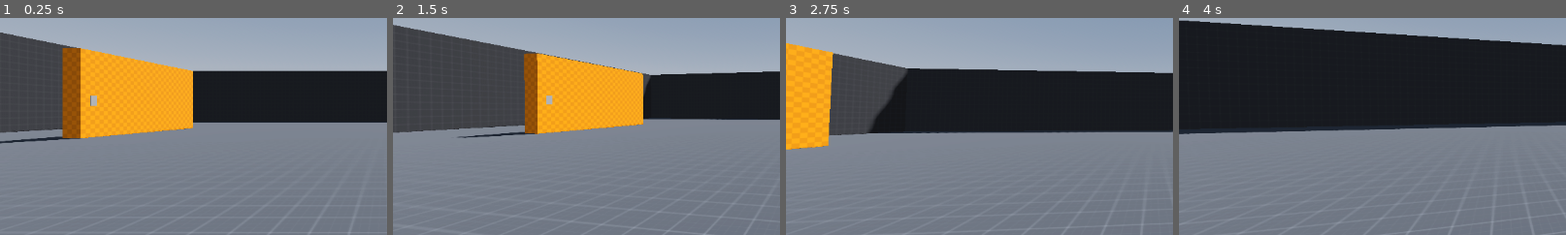
Above: before the commit, frames 1-4 (left to right).
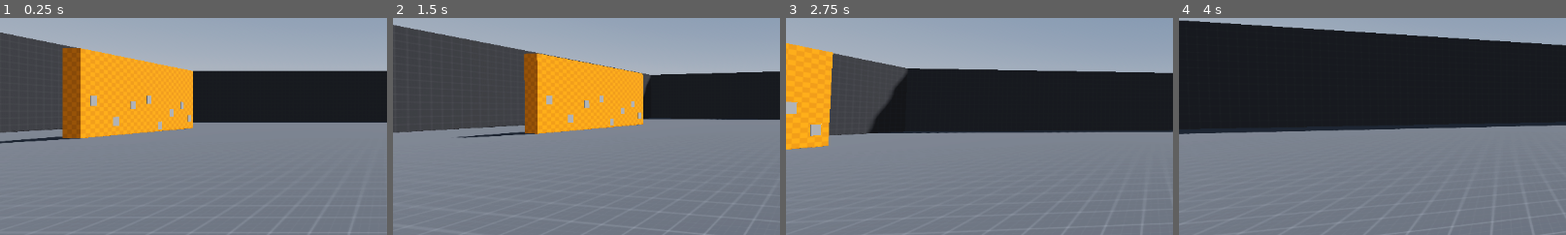
Above: after the commit, the same moments.

Repository: pokemeta/s_stalker
Game: Godot game, scene res://world.tscn
Two runs of this game, one before a commit and one after it. Both use one fixed random seed, a clock stepped at 60 frames per second and the inputs below. The engine's default icon, where the game draws it, is replaced by a stand-in: a white triangle on a blue panel in a dark square.
Inputs (mouse positions are % of the whole screen's width and height, from its top left):
- Up to frame 1 (0.25 s): no input
- Up to frame 2 (1.5 s): tap Enter (ui_accept) at 0.5, 0.77 s; move the mouse to (55, 50) at 0.52 s; hold W (up) from 0.53 s (still down); click (55, 50) at 0.6 s; move the mouse to (45, 50) at 1.27 s; click (45, 50) at 1.35 s
- Up to frame 3 (2.75 s): keep holding W (up); tap Enter (ui_accept) at 1.52 s; move the mouse to (52, 48) at 2.02 s; hold Shift (sprint) from 2.03 s (still down); click (52, 48) at 2.3 s
- Up to frame 4 (4 s): keep holding W (up); move the mouse to (49, 52) at 2.77 s; release Shift (sprint) at 2.78 s; tap Delete at 2.85 s; tap Enter (ui_accept) at 3.02, 3.77 s; click (49, 52) at 3.05 s; move the mouse to (57, 51) at 3.52 s; tap X at 3.6 s; click (57, 51) at 3.8 s
The pictures show only the part of the screen within x 0-50%, y 29-79%; the shares and areas given below are measured in that part.

The runs differ from the first frame. In frame 1, 0.3% of the frame differs, in the area x 29-50%, y 35-52%; in frame 2, 0.3%; in frame 3, 0.3%; in frame 4, nothing differs.

Commit message:
page counter added, with animation

Diff:
--- a/page_class.gd
+++ b/page_class.gd
@@ -8,7 +8,7 @@
 
 func _process(_delta):
 
-	var distance_x = playercontroller.global_position.x - global_position.x
+	var distance_x = playercontroller.global_position.x - self.global_position.x
 	if distance_x <= 2:
 		playercontroller.is_close_to_page = true
 	else:
--- a/playercontroller.gd
+++ b/playercontroller.gd
@@ -44,6 +44,11 @@
 
 @onready var press_e = $HUD/Press_e
 
+# Pages
+var pages = 0
+@onready var p_fade_animation = $HUD/pagecount_fade
+@onready var page_count = $HUD/page_count
+
 func _ready():
 	Input.set_mouse_mode(Input.MOUSE_MODE_CAPTURED)
 
@@ -66,6 +71,7 @@
 
 	if Input.is_action_just_pressed("interact") and press_e.visible:
 		press_e.visible = false
+		collected_page()
 		shapecast.get_collider(0).emit_signal("destroy_page")
 
 	if is_seeing_the_enemy():
@@ -118,6 +124,12 @@
 
 	move_and_slide()
 
+func collected_page():
+	pages += 1
+	var page_string = str(pages)
+	page_count.text = "Pages " + page_string + " out of 8 collected"
+	p_fade_animation.play("p_fade")
+
 func _headbob(time) -> Vector3:
 	var pos = Vector3.ZERO
 	pos.y = sin(time * BOB_FREQUENCY) * BOB_AMPLITUDE
--- a/playercontroller.tscn
+++ b/playercontroller.tscn
@@ -13,6 +13,46 @@
 
 [sub_resource type="LabelSettings" id="LabelSettings_kydfm"]
 font_size = 32
+
+[sub_resource type="LabelSettings" id="LabelSettings_nh23w"]
+font_size = 32
+
+[sub_resource type="Animation" id="Animation_b4pkn"]
+resource_name = "p_fade"
+length = 2.5
+tracks/0/type = "value"
+tracks/0/imported = false
+tracks/0/enabled = true
+tracks/0/path = NodePath("page_count:self_modulate")
+tracks/0/interp = 1
+tracks/0/loop_wrap = true
+tracks/0/keys = {
+"times": PackedFloat32Array(0, 1, 1.5, 2.5),
+"transitions": PackedFloat32Array(1, 1, 1, 1),
+"update": 0,
+"values": [Color(1, 1, 1, 0), Color(1, 1, 1, 1), Color(1, 1, 1, 1), Color(1, 1, 1, 0)]
+}
+
+[sub_resource type="Animation" id="Animation_c88by"]
+length = 0.001
+tracks/0/type = "value"
+tracks/0/imported = false
+tracks/0/enabled = true
+tracks/0/path = NodePath("page_count:self_modulate")
+tracks/0/interp = 1
+tracks/0/loop_wrap = true
+tracks/0/keys = {
+"times": PackedFloat32Array(0),
+"transitions": PackedFloat32Array(1),
+"update": 0,
+"values": [Color(1, 1, 1, 0)]
+}
+
+[sub_resource type="AnimationLibrary" id="AnimationLibrary_kgb1b"]
+_data = {
+"RESET": SubResource("Animation_c88by"),
+"p_fade": SubResource("Animation_b4pkn")
+}
 
 [node name="Playercontroller" type="CharacterBody3D"]
 script = ExtResource("1_otej2")
@@ -69,5 +109,26 @@
 text = "Press [Left Click] to collect"
 label_settings = SubResource("LabelSettings_kydfm")
 
+[node name="page_count" type="Label" parent="HUD"]
+self_modulate = Color(1, 1, 1, 0)
+layout_mode = 1
+anchors_preset = 7
+anchor_left = 0.5
+anchor_top = 1.0
+anchor_right = 0.5
+anchor_bottom = 1.0
+offset_left = -195.5
+offset_top = -48.0
+offset_right = 195.5
+grow_horizontal = 2
+grow_vertical = 0
+text = "Pages 0 out of 8 collected"
+label_settings = SubResource("LabelSettings_nh23w")
+
+[node name="pagecount_fade" type="AnimationPlayer" parent="HUD"]
+libraries = {
+"": SubResource("AnimationLibrary_kgb1b")
+}
+
 [connection signal="set_view_false" from="." to="." method="_on_set_view_false"]
 [connection signal="set_view_true" from="." to="." method="_on_set_view_true"]
--- a/world.tscn
+++ b/world.tscn
@@ -322,6 +322,83 @@
 [node name="CollisionShape3D" type="CollisionShape3D" parent="Page"]
 shape = SubResource("BoxShape3D_kpst5")
 
+[node name="Page2" type="StaticBody3D" parent="."]
+transform = Transform3D(0.0251831, 0, 0, 0, 0.568065, 0, 0, 0, 0.356293, -16.981, 0.862506, -17.9784)
+script = ExtResource("12_h2plf")
+
+[node name="MeshInstance3D" type="MeshInstance3D" parent="Page2"]
+mesh = SubResource("BoxMesh_ct3gp")
+
+[node name="CollisionShape3D" type="CollisionShape3D" parent="Page2"]
+shape = SubResource("BoxShape3D_kpst5")
+
+[node name="Page3" type="StaticBody3D" parent="."]
+transform = Transform3D(0.0251831, 0, 0, 0, 0.568065, 0, 0, 0, 0.356293, -16.981, 1.90072, -19.1733)
+script = ExtResource("12_h2plf")
+
+[node name="MeshInstance3D" type="MeshInstance3D" parent="Page3"]
+mesh = SubResource("BoxMesh_ct3gp")
+
+[node name="CollisionShape3D" type="CollisionShape3D" parent="Page3"]
+shape = SubResource("BoxShape3D_kpst5")
+
+[node name="Page4" type="StaticBody3D" parent="."]
+transform = Transform3D(0.0251831, 0, 0, 0, 0.568065, 0, 0, 0, 0.356293, -16.981, 2.32259, -20.4142)
+script = ExtResource("12_h2plf")
+
+[node name="MeshInstance3D" type="MeshInstance3D" parent="Page4"]
+mesh = SubResource("BoxMesh_ct3gp")
+
+[node name="CollisionShape3D" type="CollisionShape3D" parent="Page4"]
+shape = SubResource("BoxShape3D_kpst5")
+
+[node name="Page5" type="StaticBody3D" parent="."]
+transform = Transform3D(0.0251831, 0, 0, 0, 0.568065, 0, 0, 0, 0.356293, -16.981, 0.426845, -21.3831)
+script = ExtResource("12_h2plf")
+
+[node name="MeshInstance3D" type="MeshInstance3D" parent="Page5"]
+mesh = SubResource("BoxMesh_ct3gp")
+
+[node name="CollisionShape3D" type="CollisionShape3D" parent="Page5"]
+shape = SubResource("BoxShape3D_kpst5")
+
+[node name="Page6" type="StaticBody3D" parent="."]
+transform = Transform3D(0.0251831, 0, 0, 0, 0.568065, 0, 0, 0, 0.356293, -16.981, 1.36694, -22.4908)
+script = ExtResource("12_h2plf")
+
+[node name="MeshInstance3D" type="MeshInstance3D" parent="Page6"]
+mesh = SubResource("BoxMesh_ct3gp")
+
+[node name="CollisionShape3D" type="CollisionShape3D" parent="Page6"]
+shape = SubResource("BoxShape3D_kpst5")
+
+[node name="Page7" type="StaticBody3D" parent="."]
+transform = Transform3D(0.0251831, 0, 0, 0, 0.568065, 0, 0, 0, 0.356293, -16.981, 1.95504, -23.6527)
+script = ExtResource("12_h2plf")
+
+[node name="MeshInstance3D" type="MeshInstance3D" parent="Page7"]
+mesh = SubResource("BoxMesh_ct3gp")
+
+[node name="CollisionShape3D" type="CollisionShape3D" parent="Page7"]
+shape = SubResource("BoxShape3D_kpst5")
+
+[node name="Page8" type="StaticBody3D" parent="."]
+transform = Transform3D(0.0251831, 0, 0, 0, 0.568065, 0, 0, 0, 0.356293, -16.981, 0.875036, -24.5025)
+script = ExtResource("12_h2plf")
+
+[node name="MeshInstance3D" type="MeshInstance3D" parent="Page8"]
+mesh = SubResource("BoxMesh_ct3gp")
+
+[node name="CollisionShape3D" type="CollisionShape3D" parent="Page8"]
+shape = SubResource("BoxShape3D_kpst5")
+
 [connection signal="screen_entered" from="Enemy_test/VisibleOnScreenNotifier3D" to="Enemy_test" method="_on_visible_on_screen_notifier_3d_screen_entered"]
 [connection signal="screen_exited" from="Enemy_test/VisibleOnScreenNotifier3D" to="Enemy_test" method="_on_visible_on_screen_notifier_3d_screen_exited"]
 [connection signal="destroy_page" from="Page" to="Page" method="_on_destroy_page"]
+[connection signal="destroy_page" from="Page2" to="Page2" method="_on_destroy_page"]
+[connection signal="destroy_page" from="Page3" to="Page3" method="_on_destroy_page"]
+[connection signal="destroy_page" from="Page4" to="Page4" method="_on_destroy_page"]
+[connection signal="destroy_page" from="Page5" to="Page5" method="_on_destroy_page"]
+[connection signal="destroy_page" from="Page6" to="Page6" method="_on_destroy_page"]
+[connection signal="destroy_page" from="Page7" to="Page7" method="_on_destroy_page"]
+[connection signal="destroy_page" from="Page8" to="Page8" method="_on_destroy_page"]
Not shown: 1 places in playercontroller.tscn that only renumber resources
